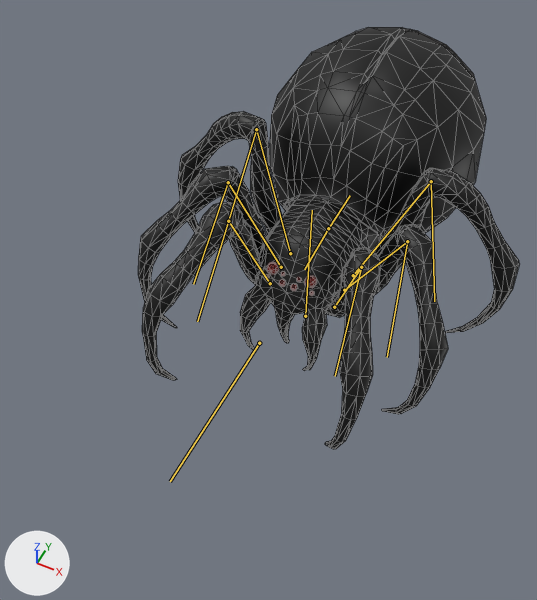
Renders of the FBX model 이현수/제작 에셋/uasset/MonsterSpider.fbx from each side of a commit.
Both versions are drawn from a 50 mm lens placed at (0.65, -1.77, 2.02), pointed at (-0.05, -0.36, 0.26). The lights are fixed; the arrows at lower left show +X, +Y and +Z. The older version comes first. Both versions are drawn at frame 15 of the action 'SpiderAmature|03Attack01'; the numbers are the values there. The bones that change, and the others that lie on the model, are drawn over the model as lines. Mesh edges are drawn as thin lines.

In view in the first picture: 'Spider'.
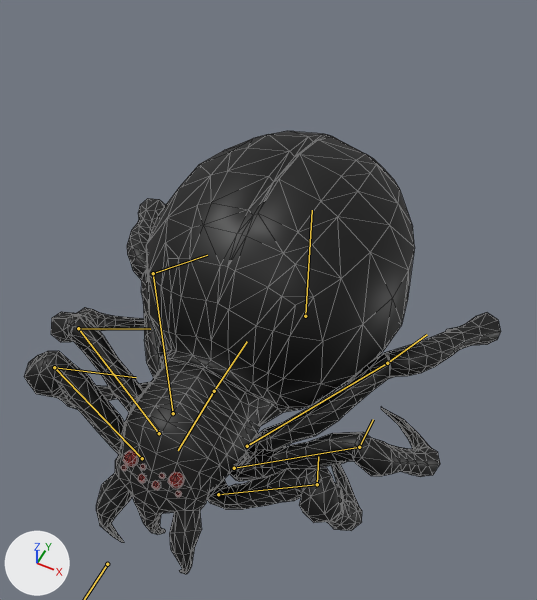
Pixel boxes (x1, y1, x2, y2) of what changed, in the pictures (537 x 600 px):
'Spider', posed (25% wider): before (138, 27, 520, 449); after (24, 131, 501, 574)
bone 'LegBack.001.L', root to tip: before (353, 275) to (431, 181); after (247, 446) to (387, 363)
bone 'LegBack.002.L', root to tip: before (431, 181) to (434, 301); after (387, 363) to (427, 334)
bone 'LegMiddle.001.L', root to tip: before (344, 290) to (407, 241); after (234, 468) to (359, 447)
bone 'LegMiddle.002.L', root to tip: before (407, 241) to (387, 357); after (359, 447) to (373, 419)
bone 'LegFront.001.L', root to tip: before (334, 307) to (361, 267); after (218, 494) to (317, 484)
bone 'LegFront.002.L', root to tip: before (361, 267) to (335, 376); after (317, 484) to (318, 456)
bone 'LegBack.001.R', root to tip: before (290, 253) to (256, 129); after (173, 413) to (153, 273)
bone 'LegBack.002.R', root to tip: before (256, 129) to (226, 229); after (153, 273) to (207, 255)
bone 'LegMiddle.001.R', root to tip: before (281, 267) to (228, 182); after (159, 433) to (78, 328)
bone 'LegMiddle.002.R', root to tip: before (228, 182) to (193, 284); after (78, 328) to (150, 329)
bone 'LegFront.001.R', root to tip: before (270, 283) to (228, 221); after (142, 458) to (54, 367)
bone 'LegFront.002.R', root to tip: before (228, 221) to (197, 321); after (54, 367) to (136, 377)

What the commit changed:
Bone 'SpiderCenter' (bone_spidercenter) moves from (0.0, -0.163, 0.133) to (0.0, 0.624, 0.08).
Bone 'LegBack.001.L' (bone_legback_001_l) turns from (21, -9, 7) to (-30, 18, 6) degrees about its own x, y and z.
Bone 'LegBack.002.L' (bone_legback_002_l) turns from (-15, -2, -11) to (61, -12, 31) degrees about its own x, y and z.
Bone 'LegMiddle.001.L' (bone_legmiddle_001_l) turns from (4, -9, 14) to (-31, 21, -6) degrees about its own x, y and z.
Bone 'LegMiddle.002.L' (bone_legmiddle_002_l) turns from (-11, -1, -3) to (55, 9, 5) degrees about its own x, y and z.
Bone 'LegFront.001.L' (bone_legfront_001_l) turns from (-6, -4, 13) to (-38, 9, -17) degrees about its own x, y and z.
Bone 'LegFront.002.L' (bone_legfront_002_l) turns from (6, -1, 9) to (-49, -5, -41) degrees about its own x, y and z.
Bone 'LegBack.001.R' (bone_legback_001_r) turns from (21, 9, -7) to (-30, -18, -6) degrees about its own x, y and z.
Bone 'LegBack.002.R' (bone_legback_002_r) turns from (-15, 2, 11) to (61, 12, -31) degrees about its own x, y and z.
Bone 'LegMiddle.001.R' (bone_legmiddle_001_r) turns from (4, 9, -14) to (-31, -21, 6) degrees about its own x, y and z.
Bone 'LegMiddle.002.R' (bone_legmiddle_002_r) turns from (-11, 1, 3) to (55, -9, -5) degrees about its own x, y and z.
Bone 'LegFront.001.R' (bone_legfront_001_r) turns from (-6, 4, -13) to (-38, -9, 17) degrees about its own x, y and z.
Bone 'LegFront.002.R' (bone_legfront_002_r) turns from (6, 1, -9) to (-49, 5, 41) degrees about its own x, y and z.
